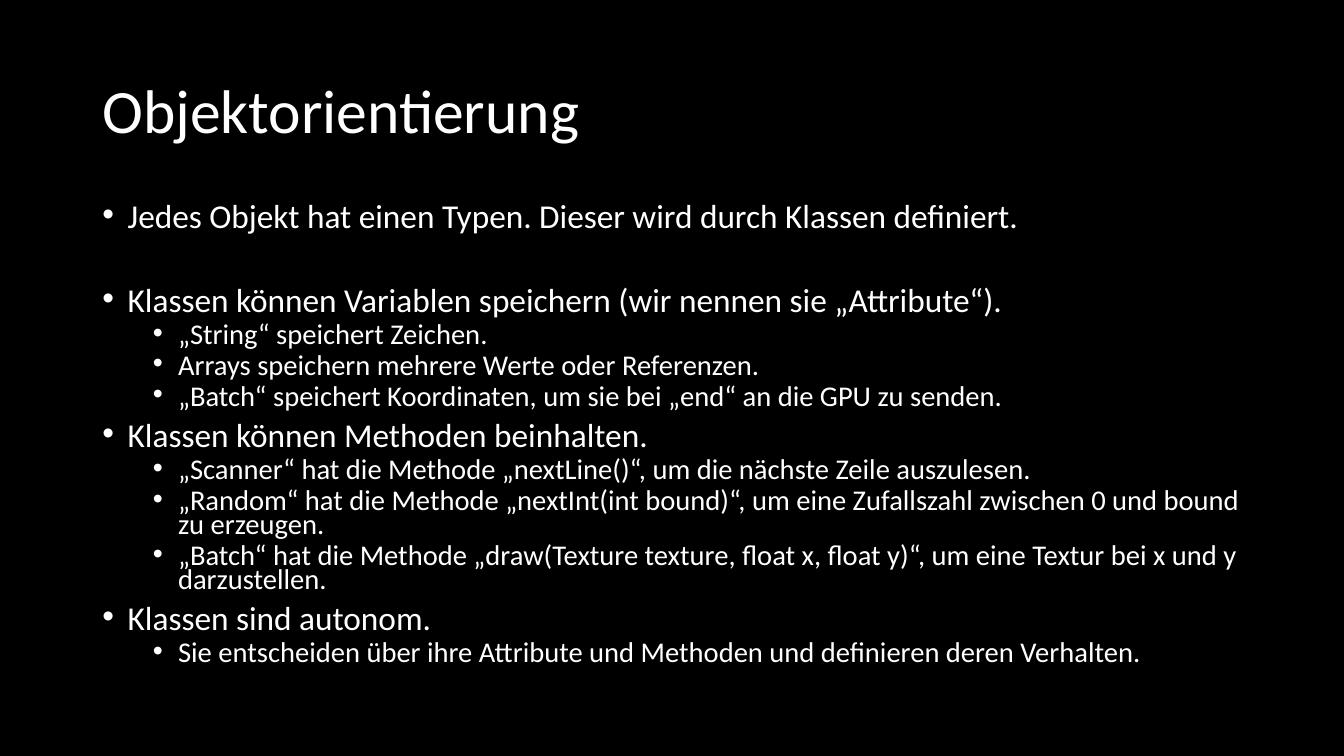
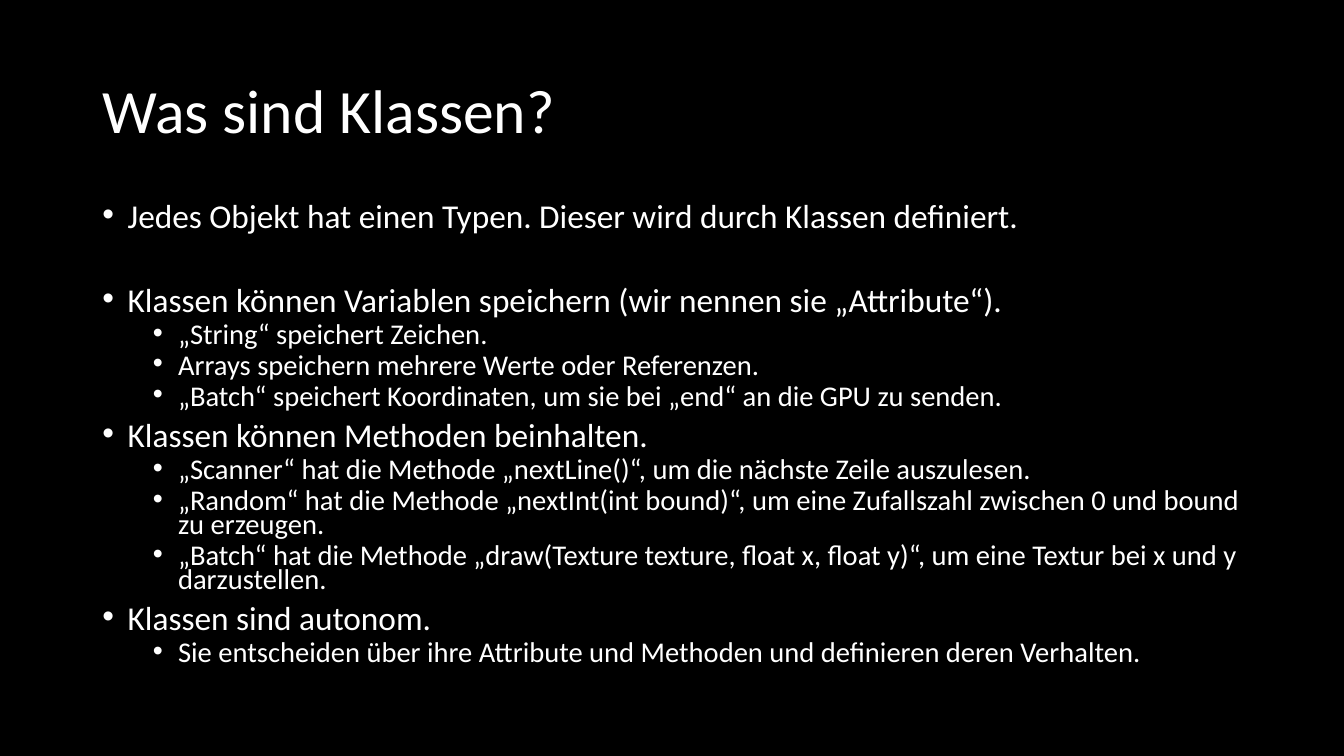
Before and after one commit to Cactusroot/Java, a slide deck: slide 25 of src/Java.pptx. Drawn at 1344x756 pixels with LibreOffice and Linux fonts; fonts in the diff are those of the drawing. Boxes give left, top, right and bottom in pixels: in the first picture for what was removed or moved away, otherwise in the second. Text is boxed around its words. In the diff, an @@ line names an element or a change of style, - is before the commit and + after.

```diff
--- a/src/Java.pptx
+++ b/src/Java.pptx
@@ title at [102,90,554,134]: text changed @@
-Objektorientierung
+Was sind Klassen?
```
Also in this commit, not shown: 7 other slides changed, 1 slide added, 4 other files.
